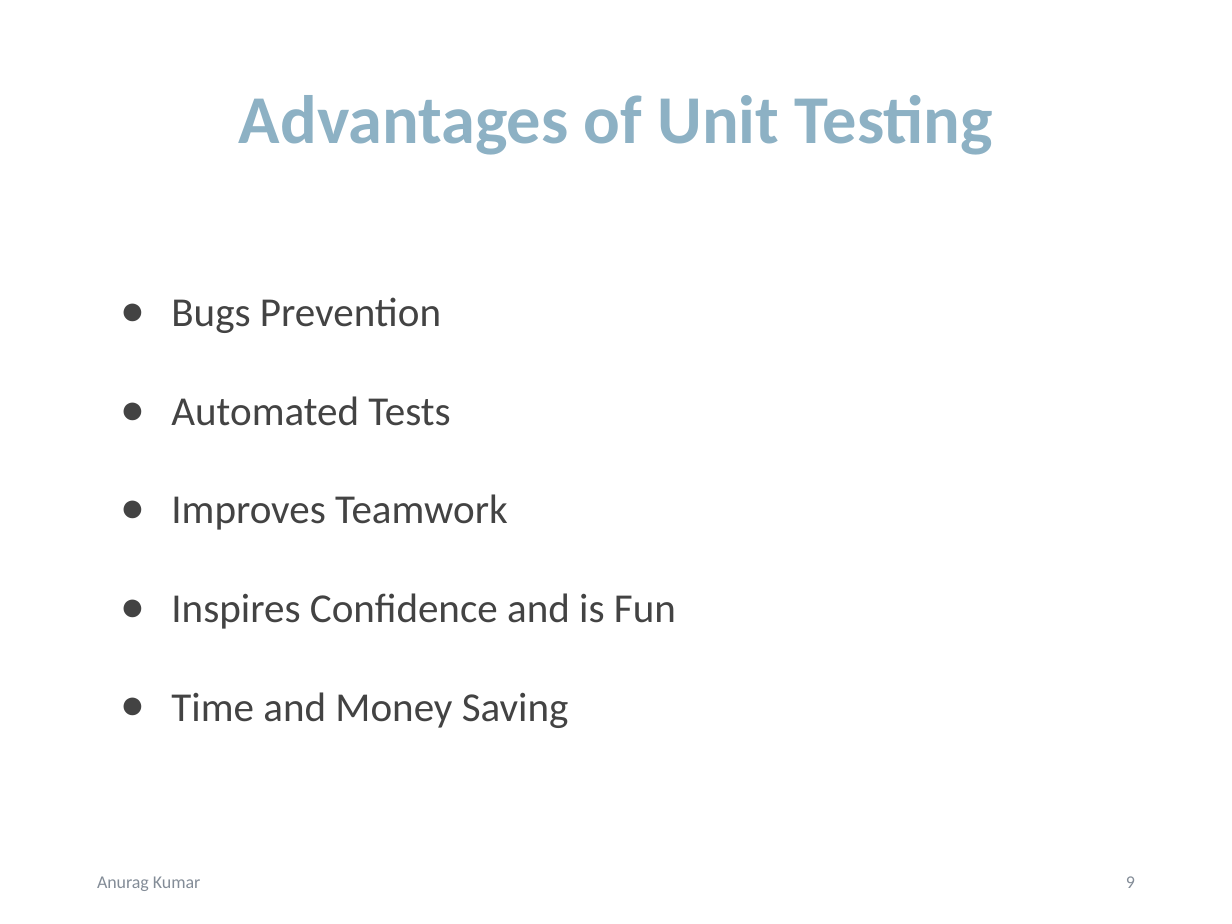
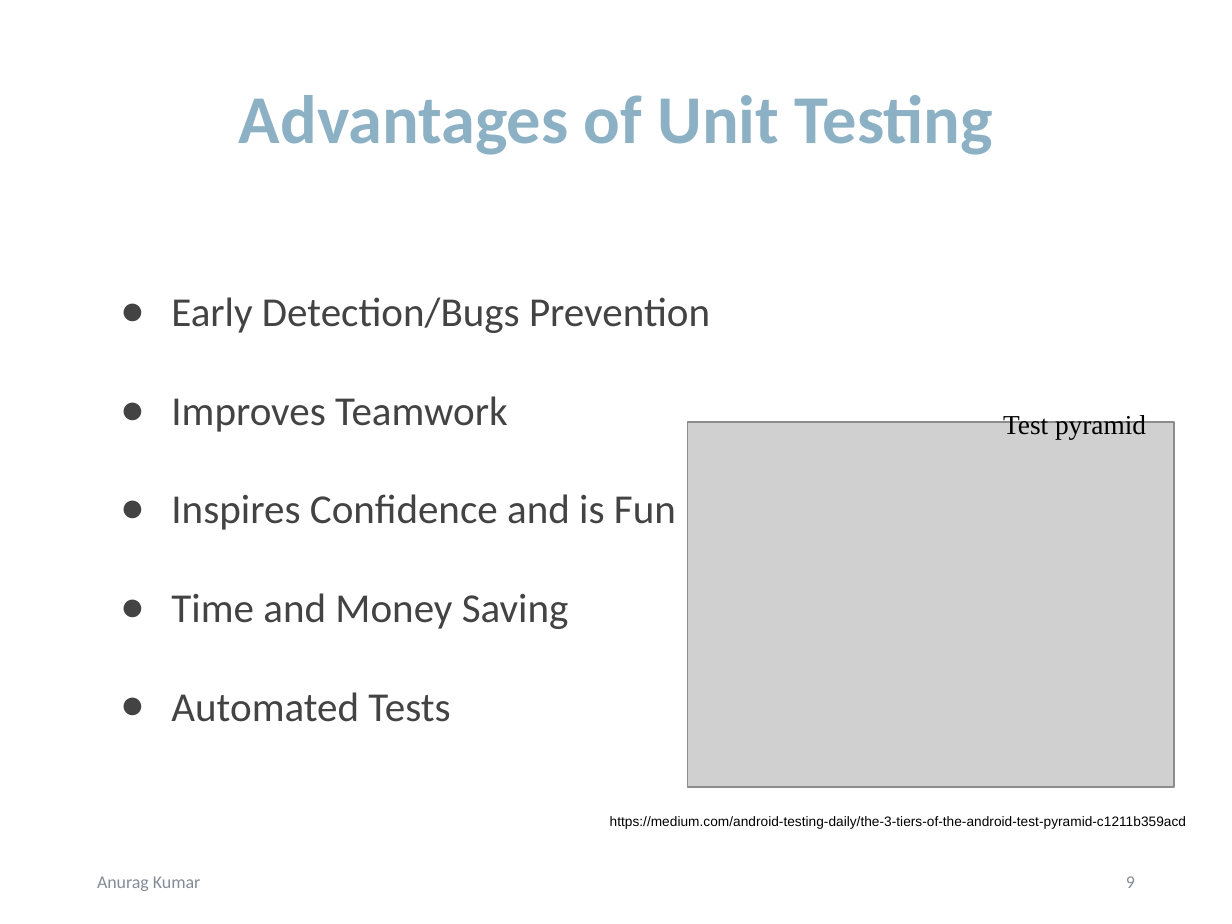
Before and after one commit to NilanthaD/44663-01_WS02_ImplementingUnitTests, a slide deck: slide 9 of DocumentationAndPresentation/44663-01_WS02_UnitTests.pptx. Drawn at 1232x924 pixels with LibreOffice and Linux fonts; fonts in the diff are those of the drawing; grey boxes stand for pictures. Boxes give left, top, right and bottom in pixels: in the first picture for what was removed or moved away, otherwise in the second. Text is boxed around its words. In the diff, an @@ line names an element or a change of style, - is before the commit and + after.

Commit message:
unit test

```diff
--- a/DocumentationAndPresentation/44663-01_WS02_UnitTests.pptx
+++ b/DocumentationAndPresentation/44663-01_WS02_UnitTests.pptx
@@ text at (x1=171, y1=297, x2=710, y2=333): text changed @@
-● Bugs Prevention
-● Automated Tests
+● Early Detection/Bugs Prevention
@@ text added at (x1=1003, y1=413, x2=1146, y2=439), 16 pt, text #000000 @@
+Test pyramid
@@ picture added at (x1=687, y1=423, x2=1174, y2=787) @@
@@ text at (x1=171, y1=692, x2=450, y2=722): paragraph added @@
+● Automated Tests
@@ text added at (x1=610, y1=816, x2=1186, y2=829), 8 pt, text #000000 @@
+https://medium.com/android-testing-daily/the-3-tiers-of-the-android-test-pyramid-c1211b359acd
```
Also in this commit, not shown: 2 other slides changed.
